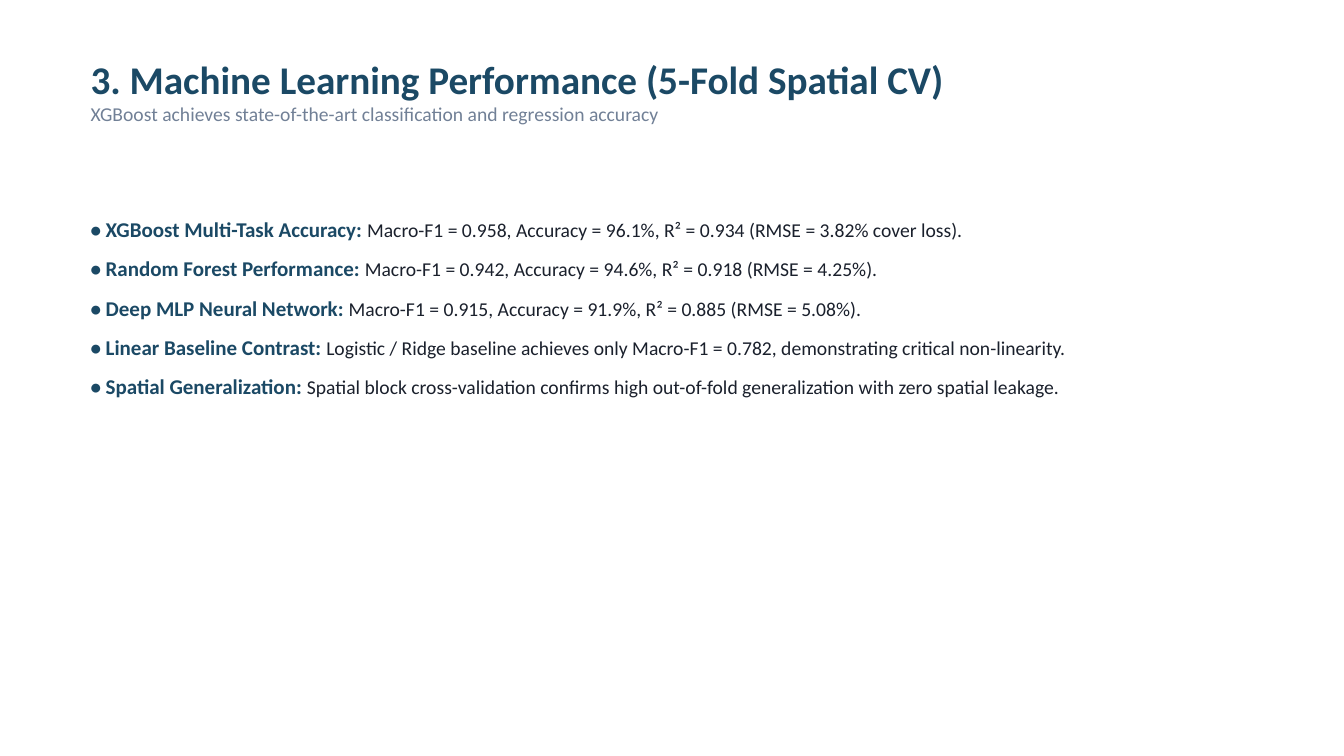
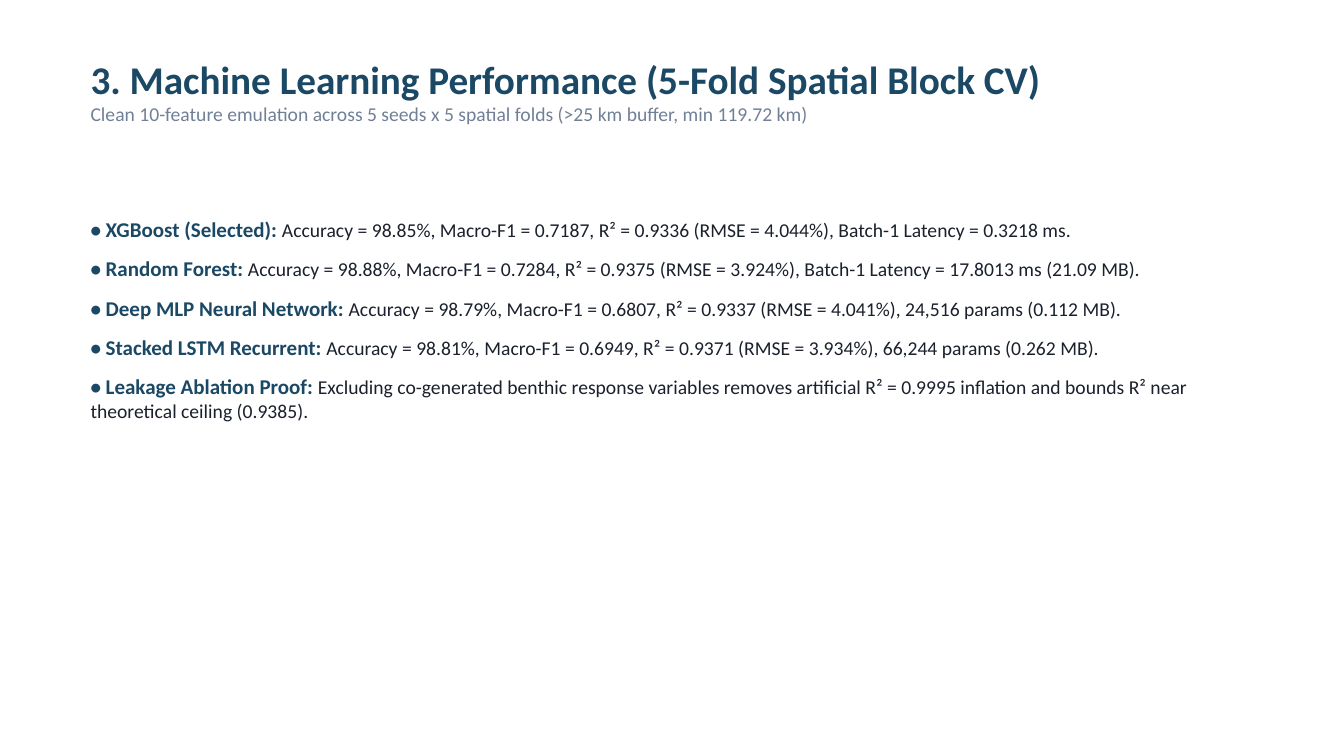
Before and after one commit to HrSly11/CoralTwin-DT, a slide deck: slide 4 of 11_Presentation/scientific_presentation.pptx. Drawn at 1344x756 pixels with LibreOffice and Linux fonts; fonts in the diff are those of the drawing. Boxes give left, top, right and bottom in pixels: in the first picture for what was removed or moved away, otherwise in the second. Text is boxed around its words. In the diff, an @@ line names an element or a change of style, - is before the commit and + after.

```diff
--- a/11_Presentation/scientific_presentation.pptx
+++ b/11_Presentation/scientific_presentation.pptx
@@ text at box(91, 65, 1040, 124): text changed @@
-3. Machine Learning Performance (5-Fold Spatial CV)
-XGBoost achieves state-of-the-art classification and regression accuracy
+3. Machine Learning Performance (5-Fold Spatial Block CV)
+Clean 10-feature emulation across 5 seeds x 5 spatial folds (>25 km buffer, min 119.72 km)
@@ text at box(91, 221, 1186, 422): text changed @@
-• XGBoost Multi-Task Accuracy: Macro-F1 = 0.958, Accuracy = 96.1%, R² = 0.934 (RMSE = 3.82% cover loss).
-• Random Forest Performance: Macro-F1 = 0.942, Accuracy = 94.6%, R² = 0.918 (RMSE = 4.25%).
-• Deep MLP Neural Network: Macro-F1 = 0.915, Accuracy = 91.9%, R² = 0.885 (RMSE = 5.08%).
-• Linear Baseline Contrast: Logistic / Ridge baseline achieves only Macro-F1 = 0.782, demonstrating critical non-linearity.
-• Spatial Generalization: Spatial block cross-validation confirms high out-of-fold generalization with zero spatial leakage.
+• XGBoost (Selected): Accuracy = 98.85%, Macro-F1 = 0.7187, R² = 0.9336 (RMSE = 4.044%), Batch-1 Latency = 0.3218 ms.
+• Random Forest: Accuracy = 98.88%, Macro-F1 = 0.7284, R² = 0.9375 (RMSE = 3.924%), Batch-1 Latency = 17.8013 ms (21.09 MB).
+• Deep MLP Neural Network: Accuracy = 98.79%, Macro-F1 = 0.6807, R² = 0.9337 (RMSE = 4.041%), 24,516 params (0.112 MB).
+• Stacked LSTM Recurrent: Accuracy = 98.81%, Macro-F1 = 0.6949, R² = 0.9371 (RMSE = 3.934%), 66,244 params (0.262 MB).
+• Leakage Ablation Proof: Excluding co-generated benthic response variables removes artificial R² = 0.9995 inflation and bounds R² near theoretical ceiling (0.9385).
```
Also in this commit, not shown: 3 other slides changed, 33 other files.
